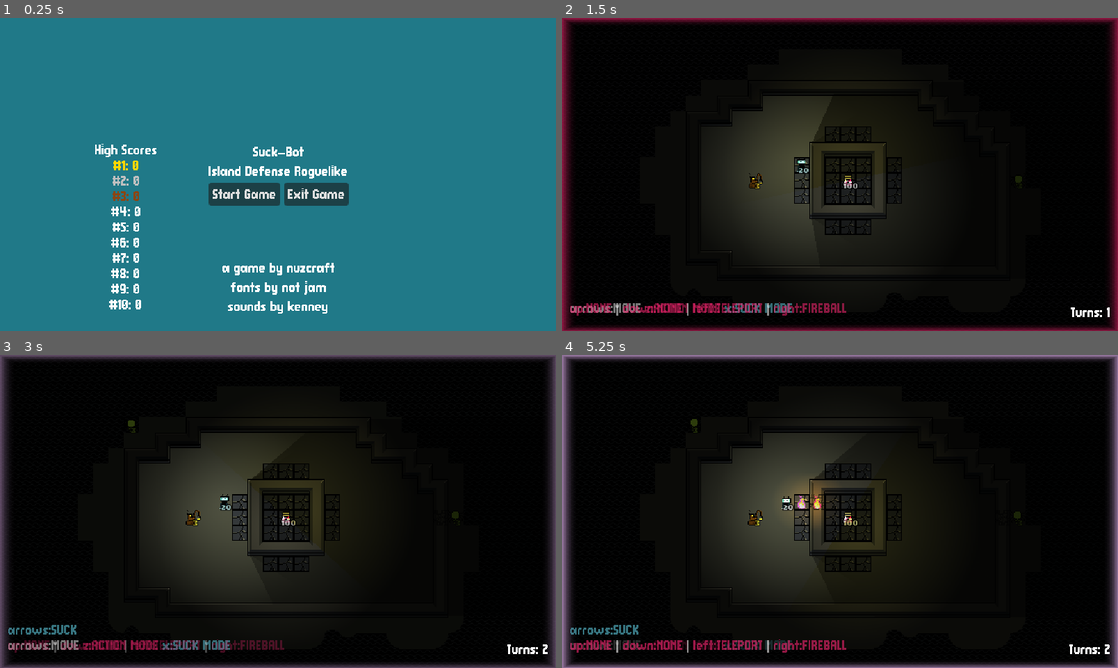
Above: before the commit, frames 1-4 (two rows, left to right).
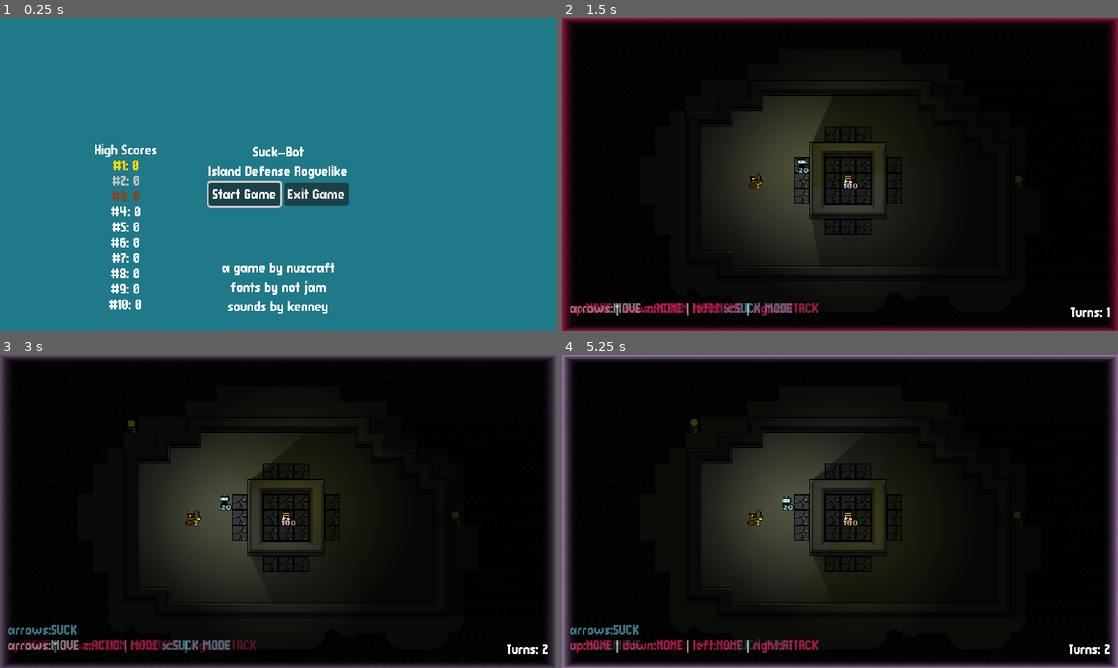
Above: after the commit, the same moments.

Repository: nuzcraft/stunning-barnacle
Game: Godot game, scene res://scenes/main_menu.tscn
Same seed, same stepped clock (60 frames per second), same inputs: the game is played once before the commit and once after it.
Inputs (mouse positions are in pixels of both pictures, inside the frame that each line leads up to):
- Up to frame 1 (0.25 s): no input
- Up to frame 2 (1.5 s): click "Start Game" at 0.5 s; move the mouse to (812, 237) at 1.27 s; hold Up (up) from 1.28 s (still down); tap Z (action) at 1.35 s
- Up to frame 3 (3 s): tap Enter at 2 s; move the mouse to (444, 558) at 2.02 s; tap Z (action) at 2.1 s; tap Space at 2.75 s; move the mouse to (111, 464) at 2.77 s; release Up (up) at 2.78 s; hold Left (left) from 2.78 s (still down); tap X (suck) at 2.85 s
- Up to frame 4 (5.25 s): tap Z (action) at 3.05, 3.6, 4.35 s; tap Enter at 3.5, 5 s; move the mouse to (867, 511) at 3.52 s; tap Space at 4.25 s; move the mouse to (756, 433) at 4.27 s; release Left (left) at 4.28 s; hold Down (down) 4.28-5.03 s; move the mouse to (962, 495) at 5.02 s; hold Right (right) from 5.03 s (still down); tap X (suck) at 5.1 s

The runs differ from the first frame. In frame 1, 0.2% of the frame differs, in the area x 37-51%, y 52-61%; in frame 2, 0.4%; in frame 3, 0.4%; in frame 4, 1.0%, in the area x 27-52%, y 40-96%.

Commit message:
added sound for teleport

Diff:
--- a/scenes/main_menu.gd
+++ b/scenes/main_menu.gd
@@ -9,6 +9,7 @@
 	if ResourceLoader.exists("user://high_scores_file.tres"):
 		game_data = ResourceLoader.load("user://high_scores_file.tres")
 	update_high_scores_label()
+	$VBoxContainer/HBoxContainer/StartButton.grab_focus()
 
 # Called every frame. 'delta' is the elapsed time since the previous frame.
 func _process(delta: float) -> void:
--- a/scenes/sound_player.gd
+++ b/scenes/sound_player.gd
@@ -13,6 +13,7 @@
 const DOOR_CLOSE_4 = preload("res://assets/sounds/doorClose_4.ogg")
 const IMPACT_PLANK_MEDIUM_004 = preload("res://assets/sounds/impactPlank_medium_004.ogg")
 const SUCK = preload("res://assets/sounds/suck.wav")
+const LASER_1 = preload("res://assets/sounds/laser1.ogg")
 
 @onready var audioPlayers := $AudioPlayers
 @onready var musicPlayers := $MusicPlayers
--- a/scenes/world.gd
+++ b/scenes/world.gd
@@ -281,6 +281,7 @@
 			effect2.position -= (vector * tilesize * 2)
 			add_child(effect2)
 			actor.animated_sprite_2d.position += vector * tilesize * 2
+			SoundPlayer.play_sound(SoundPlayer.LASER_1)
 			return success
 	return false
 
--- a/scenes/world.tscn
+++ b/scenes/world.tscn
@@ -387,8 +387,8 @@
 position = Vector2(248, 168)
 action = {
 "down": "NONE",
-"left": "TELEPORT",
-"right": "FIREBALL",
+"left": "NONE",
+"right": "ATTACK",
 "up": "NONE"
 }
 
Not shown, added: assets/sounds/laser1.ogg.import
Not shown, added: assets/sounds/laser1.ogg
